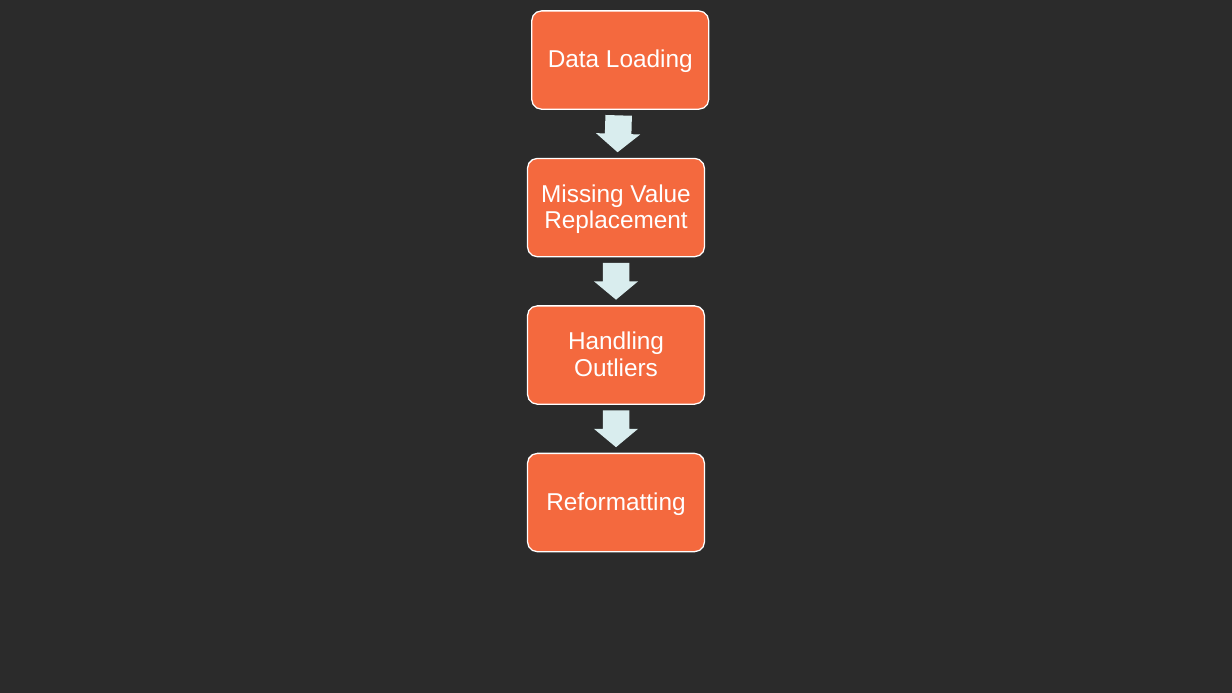
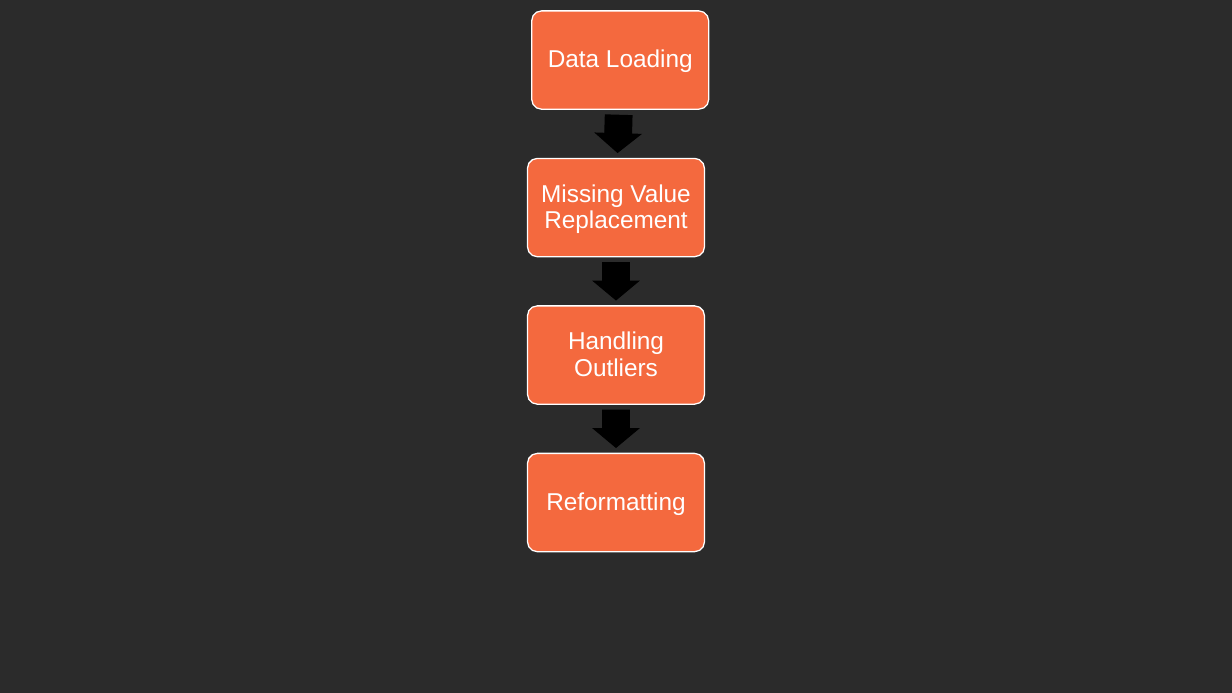
Before and after one commit to ruchajoshi1/capstone-project, a slide deck: slide 9 of Springborad Project.pptx. Drawn at 1232x693 pixels with LibreOffice and Linux fonts; fonts in the diff are those of the drawing; background and template pictures are left out; a plain dark background stands for a picture behind light text. Boxes give left, top, right and bottom in pixels: in the first picture for what was removed or moved away, otherwise in the second. Text is boxed around its words. In the diff, an @@ line names an element or a change of style, - is before the commit and + after.

```diff
--- a/Springborad Project.pptx
+++ b/Springborad Project.pptx
@@ fill #DAEDEF to #000000; outline none to #000000 1 pt in 3 elements at (596, 115, 641, 153), (594, 262, 639, 299), (594, 410, 639, 447) @@
```
Also in this commit, not shown: 9 other slides changed, 2 slides added, 2 other files.
